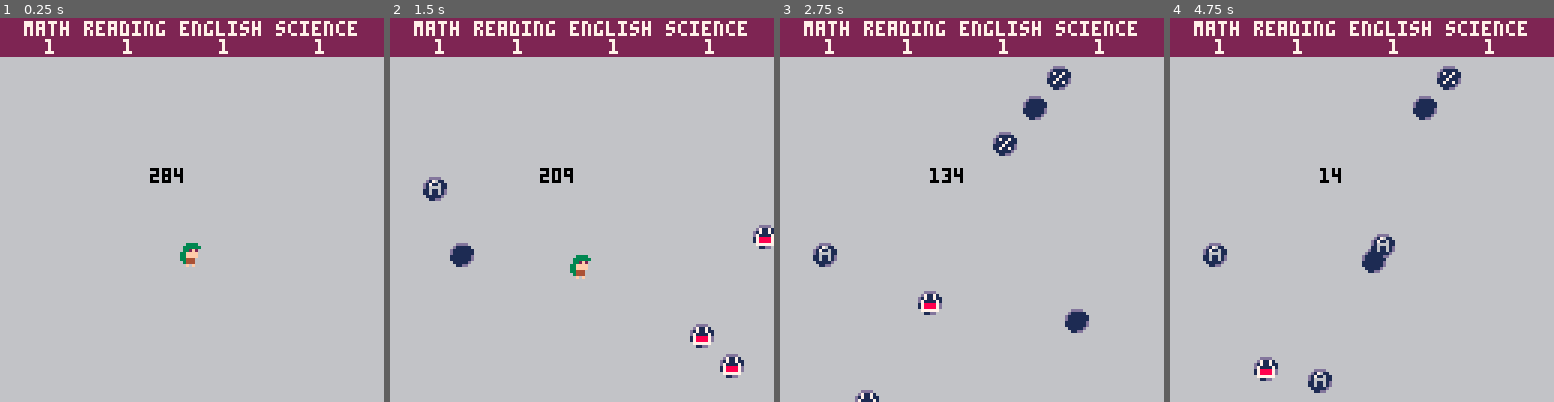
Above: before the commit, frames 1-4 (left to right).
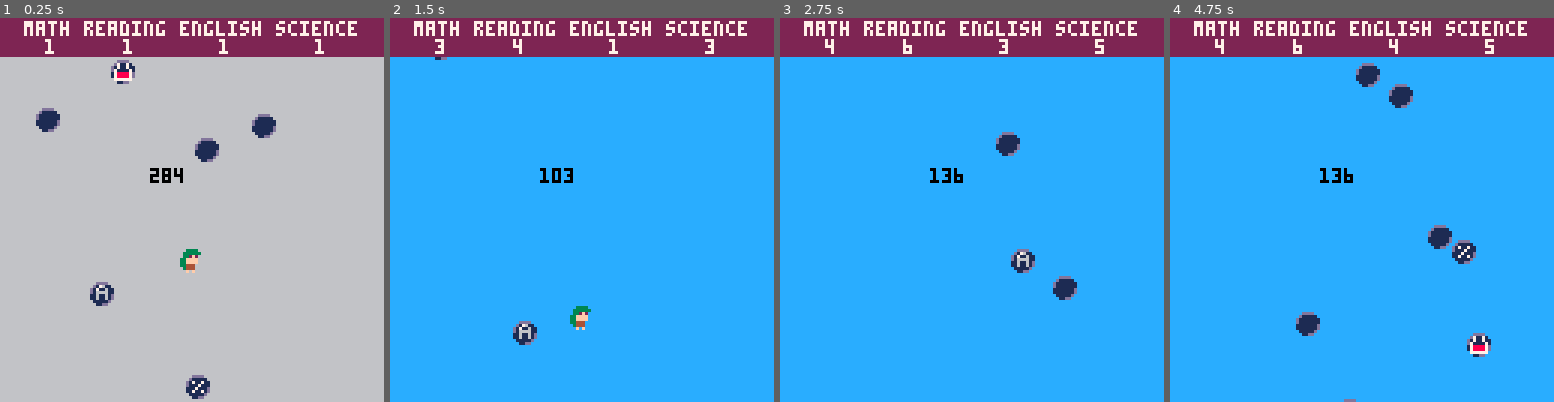
Above: after the commit, the same moments.

Repository: kvognar/super-magoosher
Game: PICO-8 cartridge magoosh.p8
Same seed, same stepped clock (60 frames per second), same inputs: the game is played once before the commit and once after it.
Inputs:
- Up to frame 1 (0.25 s): no input
- Up to frame 2 (1.5 s): tap X (X key) at 0.33, 1.07 s; tap O (Z key) at 0.7 s
- Up to frame 3 (2.75 s): hold Right 1.6-2.1 s; tap O (Z key) at 1.7, 2.1, 2.5 s; tap X (X key) at 1.85 s; hold Up 2.15-2.42 s; hold Right from 2.47 s (still down)
- Up to frame 4 (4.75 s): tap O (Z key) every 0.4 s from 2.9 to 4.5 s; tap X (X key) at 2.97, 4.08 s; release Right at 3.03 s; hold Left 3.08-3.58 s; hold Down 3.63-3.97 s; hold Right 4.02-4.68 s; hold Up from 4.73 s (still down)

The runs differ from the first frame. In frame 1, 2.1% of the frame differs, in the area x 9-72%, y 10-100%; in frame 2, 90%; in frame 3, 90%; in frame 4, 90%, in the area x 0-100%, y 5-100%.

Commit message:
camera fixes, boop adjustments, better booper spawns

Diff:
--- a/magoosh.p8
+++ b/magoosh.p8
@@ -10,7 +10,7 @@
   z=4,
   x=5
 }
-cam={x=0, y=0, watermark=0}
+cam={x=0, y=0, watermark=0, speed=2}
 score=1
 tests={
   act={
@@ -62,12 +62,12 @@
     self.scores[subject]=self.test.scores.min
   end)
   self.player=player:new({x=60,y=128})
-  player.dy=-6
+  player.dy=-4
 
   self.actors={self.player}
   self.boopers={}
   for i=0,5 do
-    self:make_booper(false)
+    self:make_booper(false, true)
   end
 end
 function game:update()
@@ -77,10 +77,12 @@
   self:boop_check()
   if (t > 60) self:booper_sweep()
   self:boost_check()
+  self:update_camera()
+  if(btnp(b.z)) self:boost()
 end
 function game:draw()
   local color = 6
-  if (self.player.boosting) color = 12
+  if (self.boosting) color = 12
   rectfill(0+cam.x,0+cam.y,255+cam.x,255+cam.y, color)
   -- print(#self.boopers, 0+cam.x, 0+cam.y, 0)
   -- print(self.player.dy, 0+cam.x, 8+cam.y, 0)
@@ -91,13 +93,25 @@
     booper:draw()
   end)
   if(self.booster) self.booster:draw()
-  if self.player.y - cam.watermark < 80 then
-    cam.y=self.player.y-80
-    cam.watermark=cam.y
-    camera(0, cam.y)
-  end
+  camera(0, cam.y)
   self:score_display()
   print(self.boost_countdown, 50, 50+cam.y, 0)
+end
+function game:update_camera()
+  if self.boosting then
+    cam.watermark=self.player.y-100
+    cam.speed=abs(self.player.y)*2
+  else
+    cam.speed=2
+  end
+  if cam.y > cam.watermark then
+    cam.y -= cam.speed
+  elseif cam.y < cam.watermark then
+    cam.y += cam.speed
+  end
+  if abs(cam.y-cam.watermark) < cam.speed then
+    cam.y=cam.watermark
+  end
 end
 function game:score_display()
   rectfill(0+cam.x, 0+cam.y, 255+cam.x, 12+cam.y,2)
@@ -112,12 +126,16 @@
   -- print(subject_scores.math[score], 1+cam.x,1+cam.y, 7)
 end
 
-function game:make_booper(moving)
+function game:make_booper(moving, onscreen)
   local x
   local y
   local dx
+  if onscreen then
+    y = cam.y+rnd(128)
+  else
+    y=cam.y-rnd(128)-10
+  end
   if moving then
-    y=cam.y+rnd(128)
     if rnd(2) > 1 then
       x=130
       dx=-1
@@ -127,7 +145,6 @@
     end
   else
     x=rnd(118)
-    y=cam.y-rnd(128)-10
     dx=0
   end
   local booper = booper:new({x=x, y=y, dx=dx})
@@ -148,11 +165,11 @@
     if (booper.dx !=0) moving_boopers+=1
   end)
   while moving_boopers<4 do
-    self:make_booper(true)
+    self:make_booper(true, true)
     moving_boopers+=1
   end
   while #self.boopers < 8 do
-    self:make_booper(false)
+    self:make_booper(false, false)
   end
 end
 function game:boop_check()
@@ -160,25 +177,27 @@
     booper:update()
   end)
   foreach(self.boopers, function(booper)
-    if (self.player.dy > 0 or self.player.boosting) and self.player:collide(booper) then
-      self.player:boop(booper.booping)
-      del(self.boopers, booper)
-      if self.scores[booper.subject] < self.test.scores.max then
-        self.scores[booper.subject]+=self.test.scores.scale
-      end
-    end
-  end)
+    if (self.player.dy > 0 or self.boosting) and self.player:collide(booper) then
+      self:boop(booper)
+    end
+  end)
+end
+function game:boop(booper)
+  self.player.dy = booper.booping--mid(booper.booping,self.player.dy+booper.booping, self.player.min_dy)
+  cam.watermark=booper.y-120
+
+  del(self.boopers, booper)
+  if self.scores[booper.subject] < self.test.scores.max then
+    self.scores[booper.subject]+=self.test.scores.scale
+  end
 end
 function game:boost_check()
   if self.booster and self.player:collide(self.booster) then
-    self.player:boost()
-    self.booster=nil
-    self.boost_countdown=300
+    self:boost()
   elseif self.booster==nil and self.boost_countdown < 0 then
     self.booster=booster:new({x=rnd(116)+2,y=cam.y-64})
-  elseif self.player.boosting and self.boost_countdown < 1 then
-      self.player:unboost()
-      self.boost_countdown=600
+  elseif self.boosting and self.boost_countdown < 1 then
+      self:unboost()
   elseif self.booster and self.booster.y > cam.y+150 then
     self.booster=nil
     self.boost_countdown=600
@@ -186,6 +205,20 @@
     self.boost_countdown-=1
   end
 end
+function game:boost()
+  self.boosting=true
+  self.player.min_dy=-8
+  self.player.dy=-8
+  cam.watermark=self.player.y -100
+  self.booster=nil
+  self.boost_countdown=150
+end
+function game:unboost()
+  self.boosting=false
+  self.player.min_dy=-4
+  self.boost_countdown=600
+end
+
 
 -- entities
 entity = {x=0,y=0,dx=0,dy=0,damping=1,w=5,h=8,spr_w=1,spr_h=1,frames={},frame_index=1,frametime=1,facing_left=false}
@@ -222,7 +255,7 @@
   },
   min_dy=-4,
   current_frames={12},
-  gravity=.05,
+  gravity=.1,
 })
 
 function player:update()
@@ -242,6 +275,9 @@
   self.y+=self.dy
   self.dx*=self.damping
   self.dy*=self.damping
+  if state.boosting then
+    self.dy=self.min_dy
+  end
 end
 
 function player:process_buttons()
@@ -258,16 +294,6 @@
 
 function player:boop(velocity)
   self.dy = max(self.dy+velocity, self.min_dy)
-end
-function player:boost()
-  self.boosting=true
-
-  self.min_dy=-8
-  self.dy=-8
-end
-function player:unboost()
-  self.boosting=false
-  self.min_dy=-4
 end
 
 booper=entity:new({
@@ -290,7 +316,7 @@
   self.subject=subject
 end
 function booper:update()
-  if state.player.boosting then
+  if state.boosting then
     if self.x > state.player.x then
       self.dx = -1
     else
